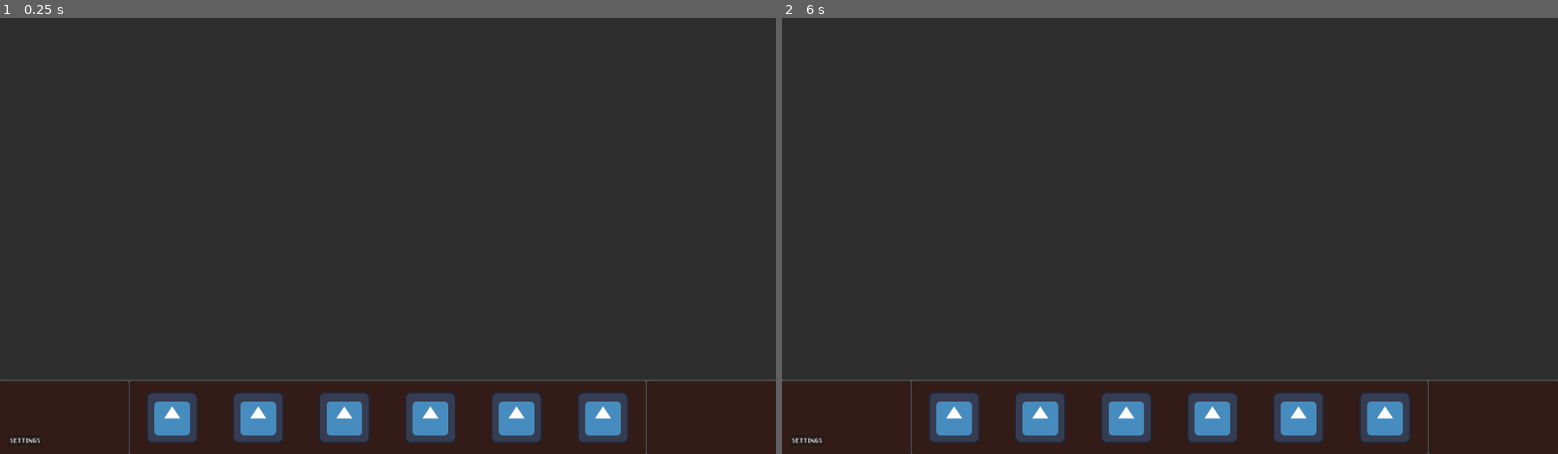
Above: before the commit, frames 1-2 (left to right).
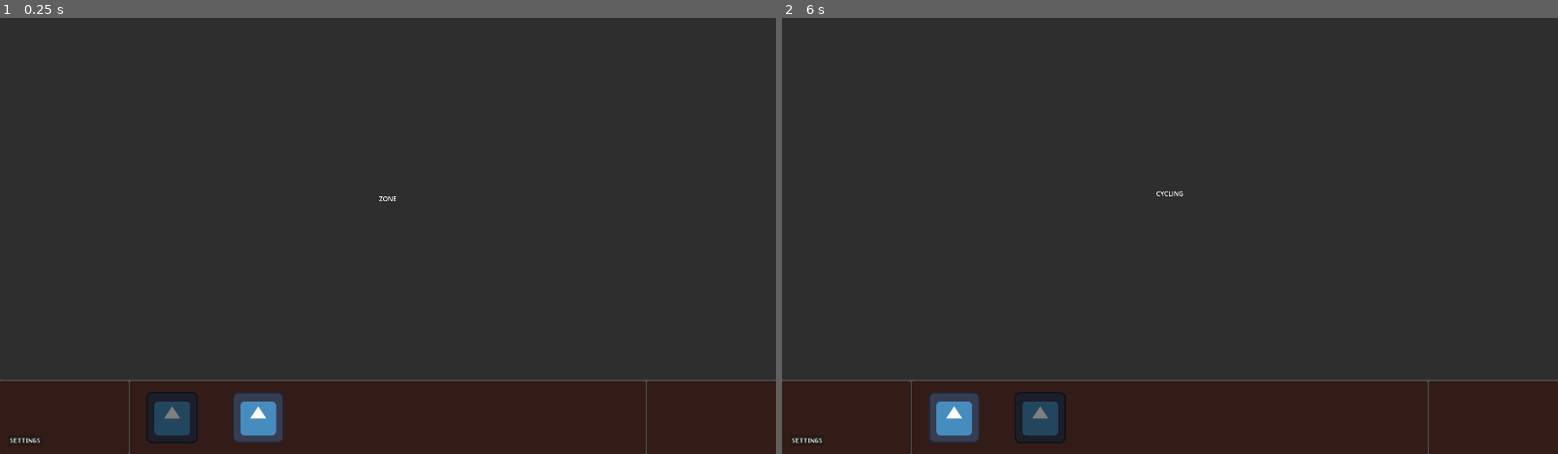
Above: after the commit, the same moments.

Repository: LionelEisenberg/EndlessPath
Game: Godot game, scene res://scenes/main/main_game/main_game.tscn
Two runs of this game, one before a commit and one after it. Both use one fixed random seed, a clock stepped at 60 frames per second and the inputs below. The engine's default icon, where the game draws it, is replaced by a stand-in: a white triangle on a blue panel in a dark square.
Inputs (mouse positions are in pixels of both pictures, inside the frame that each line leads up to):
- Up to frame 1 (0.25 s): no input
- Up to frame 2 (6 s): click (1038, 419) at 0.5 s; click (952, 419) at 1.25 s; click (1123, 419) at 2.02 s; click (1208, 419) at 2.77 s; click (1301, 419) at 3.52 s; click (1387, 419) at 4.27 s; click (952, 419) at 5.02 s; click (1038, 419) at 5.75 s

The runs differ from the first frame. In frame 1, 3.9% of the frame differs, in the area x 18-81%, y 40-98%; in frame 2, 3.9%.

Commit message:
Refactor tab bar to game system nav bar
Replaces TabSwitchingBar with GameSystemNavBar, updating scene, script, and stylebox references. Adds new scripts for navigation bar and main view logic, enabling dynamic button visibility and view switching based on unlocked game systems. Cleans up obsolete tab bar files and updates save data type annotation for unlocked systems.

Diff:
--- a/scenes/main/main_game/main_game.tscn
+++ b/scenes/main/main_game/main_game.tscn
@@ -1,8 +1,8 @@
 [gd_scene load_steps=5 format=3 uid="uid://dyrsbe5x01lgo"]
 
 [ext_resource type="Script" uid="uid://nfsup0uuf65l" path="res://scenes/main/main_game/main_game.gd" id="1_2bvax"]
-[ext_resource type="PackedScene" uid="uid://hcmv6b2gg6ho" path="res://scenes/ui/tab_switching_bar/tab_switching_bar.tscn" id="2_sp8i7"]
-[ext_resource type="Script" uid="uid://crhpt71r2msjd" path="res://scenes/ui/tab_switching_bar/tab_switching_bar.gd" id="3_5uni4"]
+[ext_resource type="Script" uid="uid://bgb1l61v1xrxr" path="res://scenes/ui/main_view/main_view.gd" id="2_11so6"]
+[ext_resource type="PackedScene" uid="uid://hcmv6b2gg6ho" path="res://scenes/ui/game_system_nav_bar/game_system_nav_bar.tscn" id="2_sp8i7"]
 [ext_resource type="Script" uid="uid://blsdqgbv3bgin" path="res://scenes/main/main_game/save_timer.gd" id="4_11so6"]
 
 [node name="MainGame" type="Node2D"]
@@ -16,6 +16,7 @@
 offset_bottom = 1080.0
 grow_horizontal = 2
 grow_vertical = 2
+script = ExtResource("2_11so6")
 
 [node name="MainViewContainer" type="Panel" parent="MainVBox"]
 layout_mode = 2
@@ -149,11 +150,10 @@
 horizontal_alignment = 1
 vertical_alignment = 1
 
-[node name="TabSwitchingBar" parent="MainVBox" instance=ExtResource("2_sp8i7")]
+[node name="GameSystemNavBar" parent="MainVBox" instance=ExtResource("2_sp8i7")]
 layout_mode = 2
 size_flags_vertical = 3
 size_flags_stretch_ratio = 0.2
-script = ExtResource("3_5uni4")
 
 [node name="SaveTimer" type="Timer" parent="."]
 script = ExtResource("4_11so6")
--- /dev/null
+++ b/scenes/ui/game_system_nav_bar/game_system_nav_bar.gd
@@ -0,0 +1,78 @@
+extends HBoxContainer
+
+signal system_selected(system_enum: UnlockManager.GameSystem)
+
+var buttons: Dictionary = {}
+
+# Node references from your GameSystemNavBar.tscn scene tree
+@onready var zone_button = %ZoneTextureButton
+@onready var cycling_button = %CyclingTextureButton
+@onready var scripting_button =  %ScriptingTextureButton
+@onready var elixir_button = %ElixirMakingTextureButton
+@onready var soulsmithing_button = %SoulsmithingTextureButton
+@onready var adventuring_button = %AdventuringTextureButton
+
+# We track the currently active system to manage button visuals
+var _current_active_system: UnlockManager.GameSystem = UnlockManager.GameSystem.ZONE
+
+func _ready():
+	buttons = {
+		UnlockManager.GameSystem.ZONE: zone_button,
+		UnlockManager.GameSystem.CYCLING: cycling_button,
+		UnlockManager.GameSystem.SCRIPTING: scripting_button,
+		UnlockManager.GameSystem.ELIXIR_MAKING: elixir_button,
+		UnlockManager.GameSystem.SOULSMITHING: soulsmithing_button,
+		UnlockManager.GameSystem.ADVENTURING: adventuring_button
+	}
+
+	for system_enum in buttons:
+		buttons[system_enum].pressed.connect(_on_button_pressed.bind(system_enum))
+
+	UnlockManager.game_systems_updated.connect(_on_systems_updated)
+
+	_on_systems_updated(UnlockManager.get_unlocked_game_systems())
+	_update_button_visuals(_current_active_system)
+
+#-----------------------------------------------------------------------------
+# SIGNAL HANDLERS
+#-----------------------------------------------------------------------------
+
+## Called when any main system button is pressed.
+func _on_button_pressed(system_enum: UnlockManager.GameSystem):
+	# Don't do anything if we clicked the button that's already active
+	if system_enum == _current_active_system:
+		return
+
+	_current_active_system = system_enum
+
+	# Emit the signal for MainGame to catch
+	system_selected.emit(system_enum)
+
+	# Update the button visuals to show the new selection
+	_update_button_visuals(system_enum)
+
+
+## Called by the UnlockManager signal (and once in _ready).
+func _on_systems_updated(unlocked_systems: Array[UnlockManager.GameSystem]):
+	# This fulfills your first requirement: show only unlocked buttons
+	for system_enum in buttons:
+		buttons[system_enum].visible = system_enum in unlocked_systems
+
+#-----------------------------------------------------------------------------
+# HELPER FUNCTIONS
+#-----------------------------------------------------------------------------
+
+## Updates the "disabled" state of all buttons
+func _update_button_visuals(active_system_enum: UnlockManager.GameSystem):
+	# This fulfills your third requirement: change the look of the selected button
+	for system_enum in buttons:
+		var button_node = buttons[system_enum]
+
+		# Disable the button that is active, enable all others
+		button_node.disabled = (system_enum == active_system_enum)
+
+		# You can also add more styling here, e.g.:
+		if button_node.disabled:
+			button_node.modulate = Color(0.5, 0.5, 0.5) # Tint disabled
+		else:
+			button_node.modulate = Color(1.0, 1.0, 1.0) # Normal tint
--- a/scenes/ui/tab_switching_bar/tab_switching_bar.tscn
+++ b/scenes/ui/game_system_nav_bar/game_system_nav_bar.tscn
@@ -1,21 +1,23 @@
-[gd_scene load_steps=4 format=3 uid="uid://hcmv6b2gg6ho"]
+[gd_scene load_steps=5 format=3 uid="uid://hcmv6b2gg6ho"]
 
-[ext_resource type="StyleBox" uid="uid://df18bguuqccgw" path="res://assets/styleboxes/tab_switching_bar_default.tres" id="1_6shaw"]
+[ext_resource type="StyleBox" uid="uid://d24w6wc2gekat" path="res://assets/styleboxes/game_system_nav_bar_default.tres" id="1_8rx2v"]
+[ext_resource type="Script" uid="uid://cfx2cxt0kmygt" path="res://scenes/ui/game_system_nav_bar/game_system_nav_bar.gd" id="1_yf5de"]
 [ext_resource type="FontFile" uid="uid://bbpcahvpcehyl" path="res://assets/fonts/main_font.ttf" id="2_5ntvh"]
 [ext_resource type="Texture2D" uid="uid://4q335xxs2p" path="res://icon.svg" id="3_kc0kd"]
 
-[node name="TabSwitchingBar" type="HBoxContainer"]
+[node name="GameSystemNavBar" type="HBoxContainer"]
 anchors_preset = 15
 anchor_right = 1.0
 anchor_bottom = 1.0
 grow_horizontal = 2
 grow_vertical = 2
+script = ExtResource("1_yf5de")
 
 [node name="LeftSettingsContainer" type="PanelContainer" parent="."]
 layout_mode = 2
 size_flags_horizontal = 3
 size_flags_stretch_ratio = 0.25
-theme_override_styles/panel = ExtResource("1_6shaw")
+theme_override_styles/panel = ExtResource("1_8rx2v")
 
 [node name="MarginContainer" type="MarginContainer" parent="LeftSettingsContainer"]
 layout_mode = 2
@@ -36,7 +38,7 @@
 [node name="MainButtonContainer" type="PanelContainer" parent="."]
 layout_mode = 2
 size_flags_horizontal = 3
-theme_override_styles/panel = ExtResource("1_6shaw")
+theme_override_styles/panel = ExtResource("1_8rx2v")
 
 [node name="HBoxButtonContainer" type="HBoxContainer" parent="MainButtonContainer"]
 layout_mode = 2
@@ -46,6 +48,7 @@
 size_flags_horizontal = 3
 
 [node name="ZoneTextureButton" type="TextureButton" parent="MainButtonContainer/HBoxButtonContainer/ZoneMarginContainer"]
+unique_name_in_owner = true
 layout_mode = 2
 size_flags_horizontal = 4
 size_flags_vertical = 4
@@ -56,6 +59,7 @@
 size_flags_horizontal = 3
 
 [node name="CyclingTextureButton" type="TextureButton" parent="MainButtonContainer/HBoxButtonContainer/CyclingMarginContainer"]
+unique_name_in_owner = true
 layout_mode = 2
 size_flags_horizontal = 4
 size_flags_vertical = 4
@@ -66,6 +70,7 @@
 size_flags_horizontal = 3
 
 [node name="ScriptingTextureButton" type="TextureButton" parent="MainButtonContainer/HBoxButtonContainer/ScriptingMarginContainer"]
+unique_name_in_owner = true
 layout_mode = 2
 size_flags_horizontal = 4
 size_flags_vertical = 4
@@ -76,6 +81,7 @@
 size_flags_horizontal = 3
 
 [node name="ElixirMakingTextureButton" type="TextureButton" parent="MainButtonContainer/HBoxButtonContainer/ElixirMakingMarginContainer"]
+unique_name_in_owner = true
 layout_mode = 2
 size_flags_horizontal = 4
 size_flags_vertical = 4
@@ -86,6 +92,7 @@
 size_flags_horizontal = 3
 
 [node name="SoulsmithingTextureButton" type="TextureButton" parent="MainButtonContainer/HBoxButtonContainer/SoulsmithingMarginContainer"]
+unique_name_in_owner = true
 layout_mode = 2
 size_flags_horizontal = 4
 size_flags_vertical = 4
@@ -96,6 +103,7 @@
 size_flags_horizontal = 3
 
 [node name="AdventuringTextureButton" type="TextureButton" parent="MainButtonContainer/HBoxButtonContainer/AdventuringMarginContainer"]
+unique_name_in_owner = true
 layout_mode = 2
 size_flags_horizontal = 4
 size_flags_vertical = 4
@@ -105,4 +113,4 @@
 layout_mode = 2
 size_flags_horizontal = 3
 size_flags_stretch_ratio = 0.25
-theme_override_styles/panel = ExtResource("1_6shaw")
+theme_override_styles/panel = ExtResource("1_8rx2v")
--- /dev/null
+++ b/scenes/ui/main_view/main_view.gd
@@ -0,0 +1,34 @@
+extends VBoxContainer
+
+# The paths are now one level deeper, inside MainViewContainer
+@onready var view_container = $MainViewContainer
+@onready var nav_bar = $GameSystemNavBar
+
+# This dictionary maps the GameSystem enum to its corresponding View node
+var system_views: Dictionary = {}
+
+func _ready():
+	system_views = {
+		UnlockManager.GameSystem.ZONE: $MainViewContainer/ZoneView,
+		UnlockManager.GameSystem.CYCLING: $MainViewContainer/CyclingView,
+		UnlockManager.GameSystem.SCRIPTING: $MainViewContainer/ScriptingView,
+		UnlockManager.GameSystem.ELIXIR_MAKING: $MainViewContainer/ElixirMakingView,
+		UnlockManager.GameSystem.SOULSMITHING: $MainViewContainer/SoulSmithingView,
+		UnlockManager.GameSystem.ADVENTURING: $MainViewContainer/AdventuringView
+	}
+
+	nav_bar.system_selected.connect(_on_system_selected)
+	_on_system_selected(UnlockManager.GameSystem.ZONE)
+
+
+## This is the function that does the view switching.
+func _on_system_selected(system_enum: UnlockManager.GameSystem):
+	# Ensure the system_enum is valid
+	if not system_views.has(system_enum):
+		printerr("MainGame: No view found for system: %s" % system_enum)
+		return
+
+	for view in system_views.values():
+		view.visible = false
+
+	system_views[system_enum].visible = true
--- a/scenes/ui/tab_switching_bar/tab_switching_bar.gd
+++ /dev/null
@@ -1 +0,0 @@
-extends HBoxContainer
--- a/singletons/persistence_manager/save_game_data.gd
+++ b/singletons/persistence_manager/save_game_data.gd
@@ -22,7 +22,7 @@
 # UNLOCK MANAGER
 #-----------------------------------------------------------------------------
 
-@export var unlocked_game_systems: Array = [UnlockManager.GameSystem.ZONE, UnlockManager.GameSystem.CYCLING]
+@export var unlocked_game_systems: Array[UnlockManager.GameSystem] = [UnlockManager.GameSystem.ZONE, UnlockManager.GameSystem.CYCLING]
 
 func _to_string() -> String:
 	return "SaveGameData(Madra: %f, Gold: %f, CoreDensityXP: %f, CoreDensityLevel: %f, AdvancementStage: %s, UnlockedGameSystems: %s)" % [
Not shown: 1 places in assets/styleboxes/game_system_nav_bar_default.tres that only renumber resources
Not shown, added: scenes/ui/game_system_nav_bar/game_system_nav_bar.gd.uid
Not shown, added: scenes/ui/main_view/main_view.gd.uid
Not shown, removed: scenes/ui/tab_switching_bar/tab_switching_bar.gd.uid
